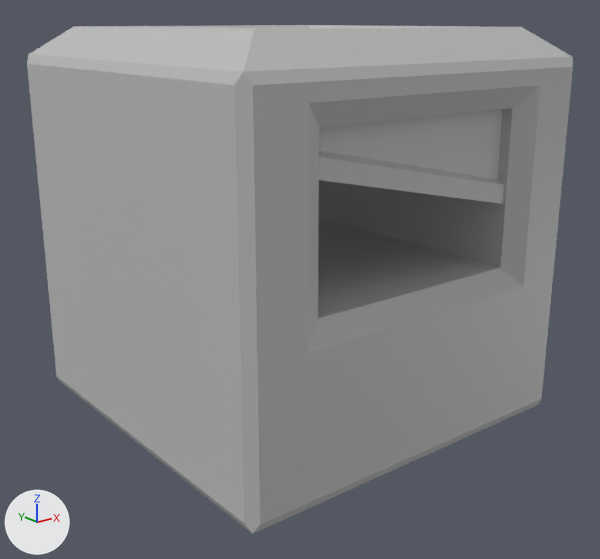
Renders of the FBX model LD54_GameJam/Assets/Assets/SM_Extractor.fbx from each side of a commit.
Camera for both pictures: a 50 mm lens placed at (-1.343, -1.714, 1.018), pointed at (-0.012, -0.05, 0.352). The lights are fixed; the arrows at lower left show +X, +Y and +Z. Where no turn or scale is listed for an object, it has been applied to the vertices.

The first picture shows 'Extractor'.
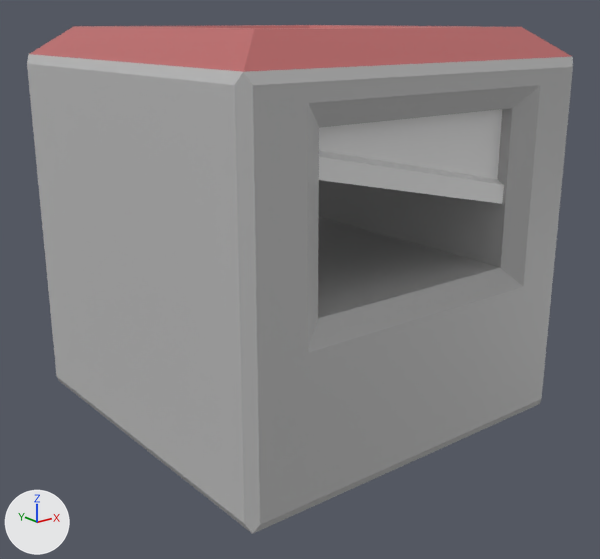
What differs and where, as boxes (x1, y1, x2, y2) in the pictures (600 x 559 px):
part 1 of me_mesh, recoloured (grey to pink)
    both: (30, 25, 572, 72)
part 2 of me_mesh, recoloured
    both: (319, 109, 504, 204)

The change, as a list of edits to the scene's bpy script:
```text
Add mat_lambert2:
    mat_lambert2 = principled_material('lambert2')
    mat_lambert2.base_color = (0.5, 0.135, 0.135)  # pink #bc6767
Add mat_standardsurface1:
    mat_standardsurface1 = principled_material('standardSurface1')
    mat_standardsurface1.base_color = (0.8, 0.8, 0.8)  # white #e7e7e7
    mat_standardsurface1.roughness = 0.4
Change me_mesh:
    where me_mesh.from_pydata(...)  # 68 vertices, 64 faces; spans x -0.5..0.5, y -0.5..0.5, z 0.0..1.0
    used by ob_extractor; location = (0.0, 0.0, 0.0)
    me_mesh part 1: all 13 faces centred in x -0.443..0.443, y -0.443..0.443, z 0.936..1.0 switch from mat_lambert1 (grey #bcbcbc) to mat_lambert2 (pink #bc6767)
    me_mesh part 2: all 7 faces centred in x -0.036..-0.007, y -0.458..-0.375, z 0.658..0.797 switch from mat_lambert1 (grey #bcbcbc) to mat_standardsurface1 (white #e7e7e7)
```
